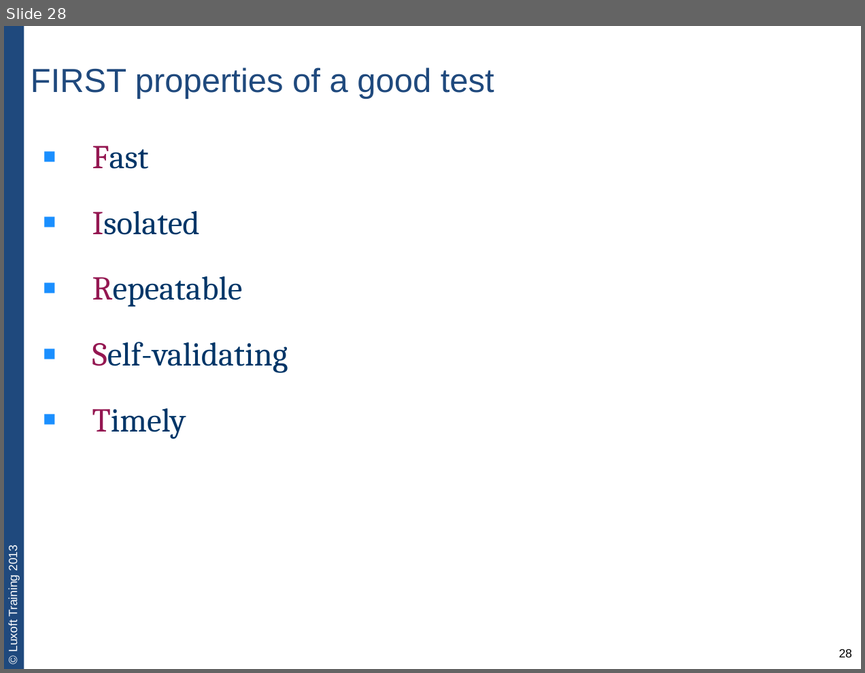
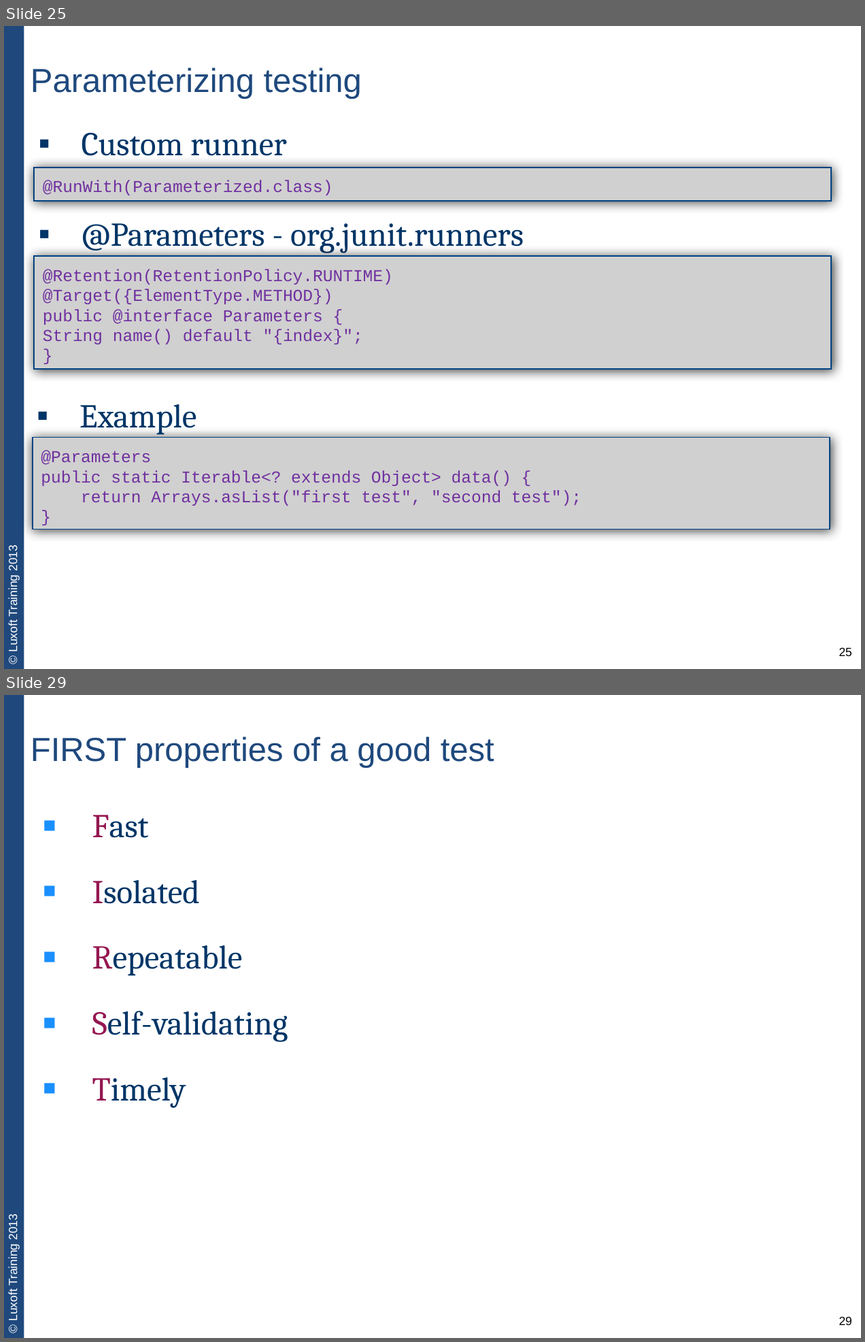
Before and after one commit to team3/lux-trainings-all, a slide deck: JVA-011. unit-testing-with-junit/JVA-011-lecture1-unit-testing-basics.pptx. Shown one above the other, each under a label of ours: slide 28 before the commit, slides 25 and 29 after it; the slides between them are not shown. The pictures are 865x673 and 865x1342 pixels, drawn with LibreOffice and Linux fonts; fonts in the diff are those of the drawing; grey boxes stand for pictures. Boxes give left, top, right and bottom in pixels: in the first picture for what was removed or moved away, otherwise in the second. Text is boxed around its words. In the diff, an @@ line names an element or a change of style, - is before the commit and + after.

```diff
--- a/JVA-011. unit-testing-with-junit/JVA-011-lecture1-unit-testing-basics.pptx
+++ b/JVA-011. unit-testing-with-junit/JVA-011-lecture1-unit-testing-basics.pptx
@@ slide 25 added at [4,26,861,669], background #FFFFFF; not listed: 2 template elements that a slide beside it also shows @@
@@ title added at [31,67,362,99], 28 pt, text #1F497D @@
+Parameterizing testing
@@ text added at [82,133,287,156], 28 pt, text #003567 @@
+▪ Custom runner
@@ picture added at [34,167,831,201], 14 pt, text #7030A0 @@
+@RunWith(Parameterized.class)
@@ text added at [82,223,524,253], 28 pt, text #003567 @@
+▪ @Parameters - org.junit.runners
@@ picture added at [34,256,831,369], 14 pt, text #7030A0 @@
+@Retention(RetentionPolicy.RUNTIME)
+@Target({ElementType.METHOD})
+public @interface Parameters {
+String name() default "{index}";
+}
@@ text added at [79,404,196,435], 28 pt, text #003567 @@
+▪ Example
@@ picture added at [33,437,829,529], 14 pt, text #7030A0 @@
+@Parameters
+public static Iterable<? extends Object> data() {
+return Arrays.asList("first test", "second test");
+}
@@ page number added at [839,647,852,656], 10 pt, text #000000 @@
+25
@@ what was slide 28 is now slide 29 @@
@@ page number at [839,1316,852,1325]: text changed @@
-28
+29
```
Also in this commit, not shown: 19 slides changed, 2 other slides added, 2 slides removed.
